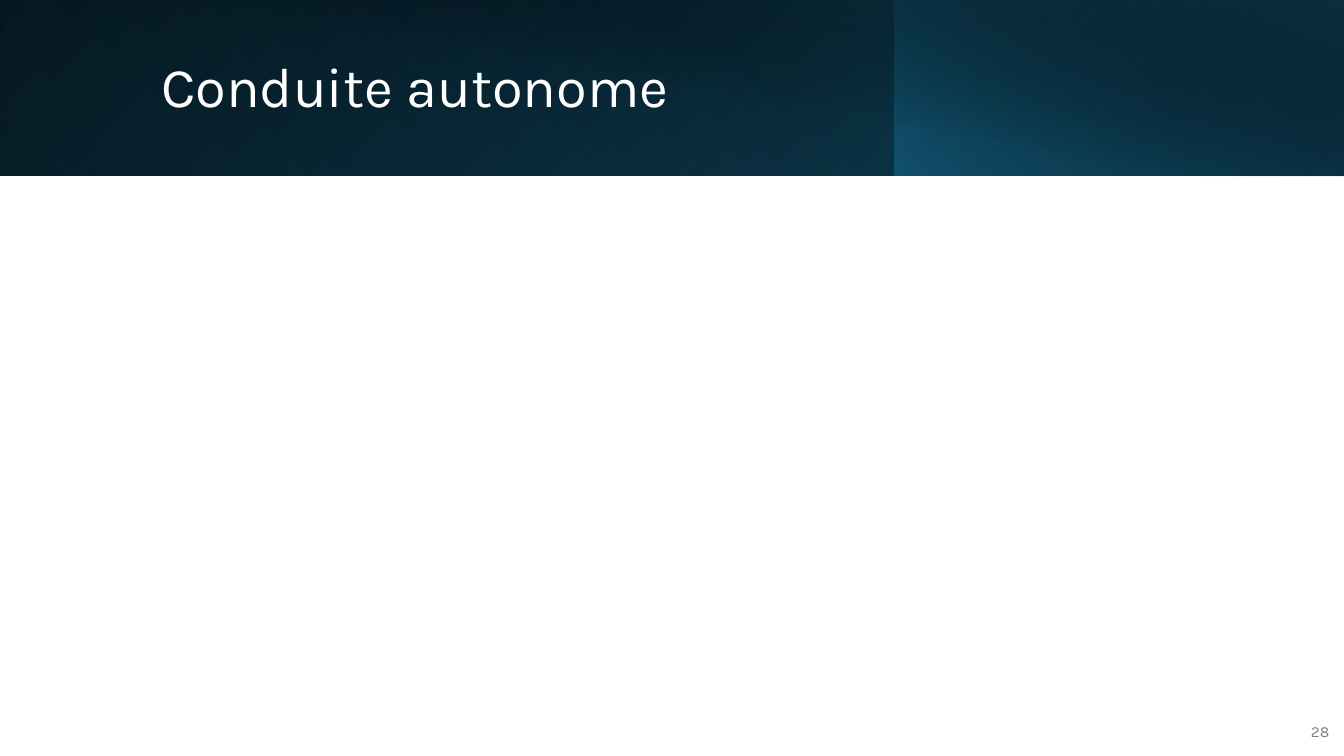
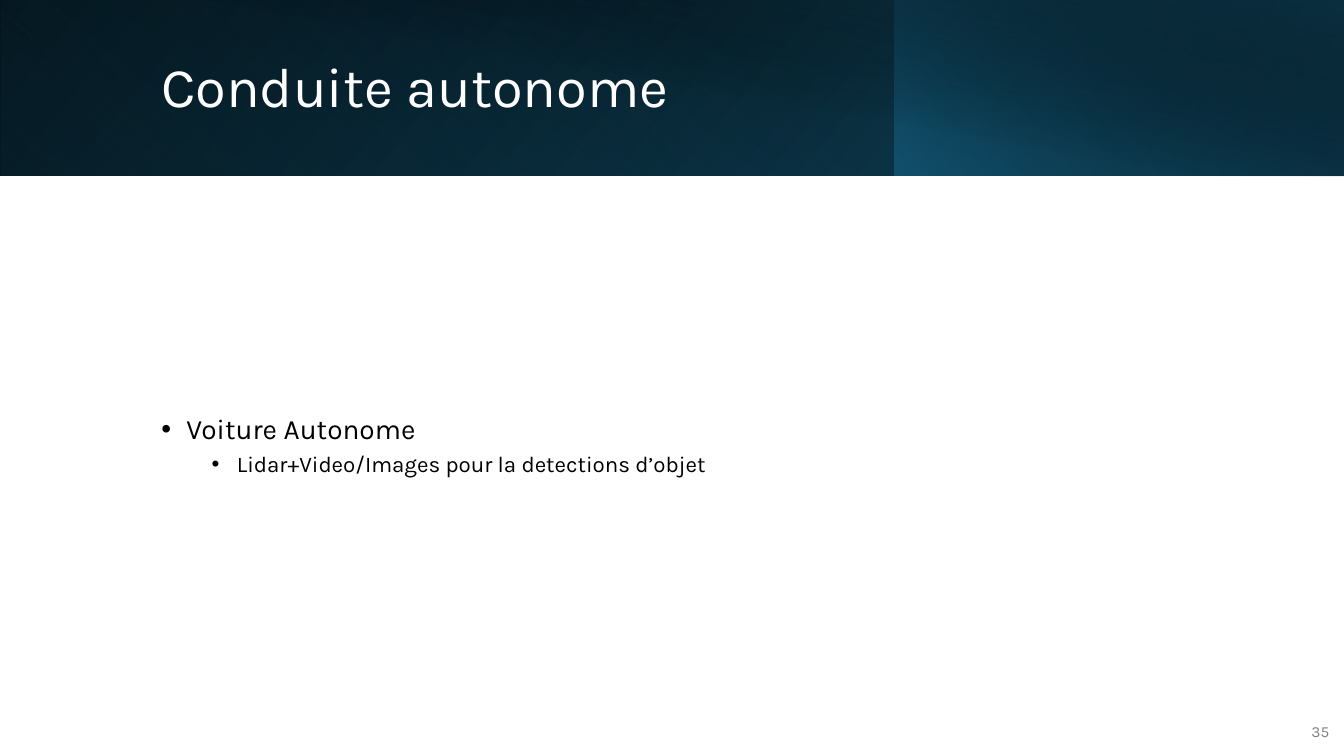
Before and after one commit to IzowRM/Stage-Cetic, a slide deck: slide 35 of Doc Slide/Presentation_du_27_01.pptx (slide 28 before the commit). Drawn at 1344x756 pixels with LibreOffice and Linux fonts; fonts in the diff are those of the drawing. Boxes give left, top, right and bottom in pixels: in the first picture for what was removed or moved away, otherwise in the second. Text is boxed around its words. In the diff, an @@ line names an element or a change of style, - is before the commit and + after.

```diff
--- a/Doc Slide/Presentation_du_27_01.pptx
+++ b/Doc Slide/Presentation_du_27_01.pptx
@@ text added at [186,419,705,478], 16 pt, text #000000 @@
+• Voiture Autonome
+  • Lidar+Video/Images pour la detections d’objet
@@ page number at [1311,727,1329,737]: text changed @@
-28
+35
```
Also in this commit, not shown: 1 other slide changed, 7 slides added, 3 other files.
